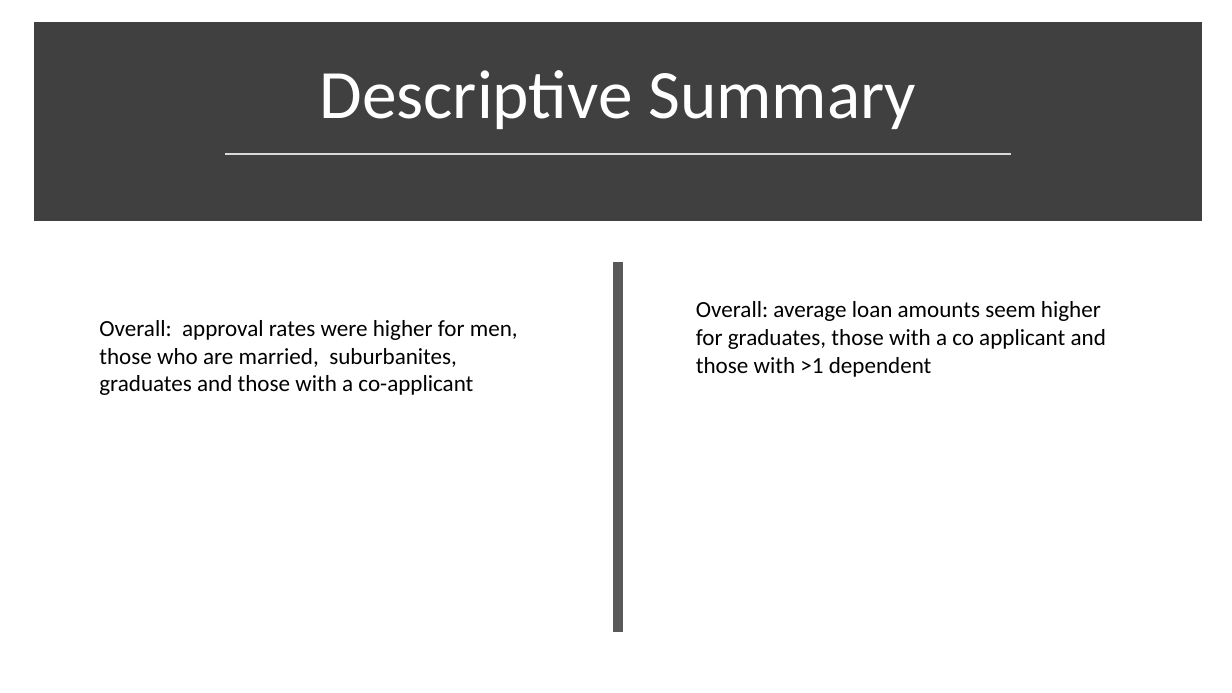
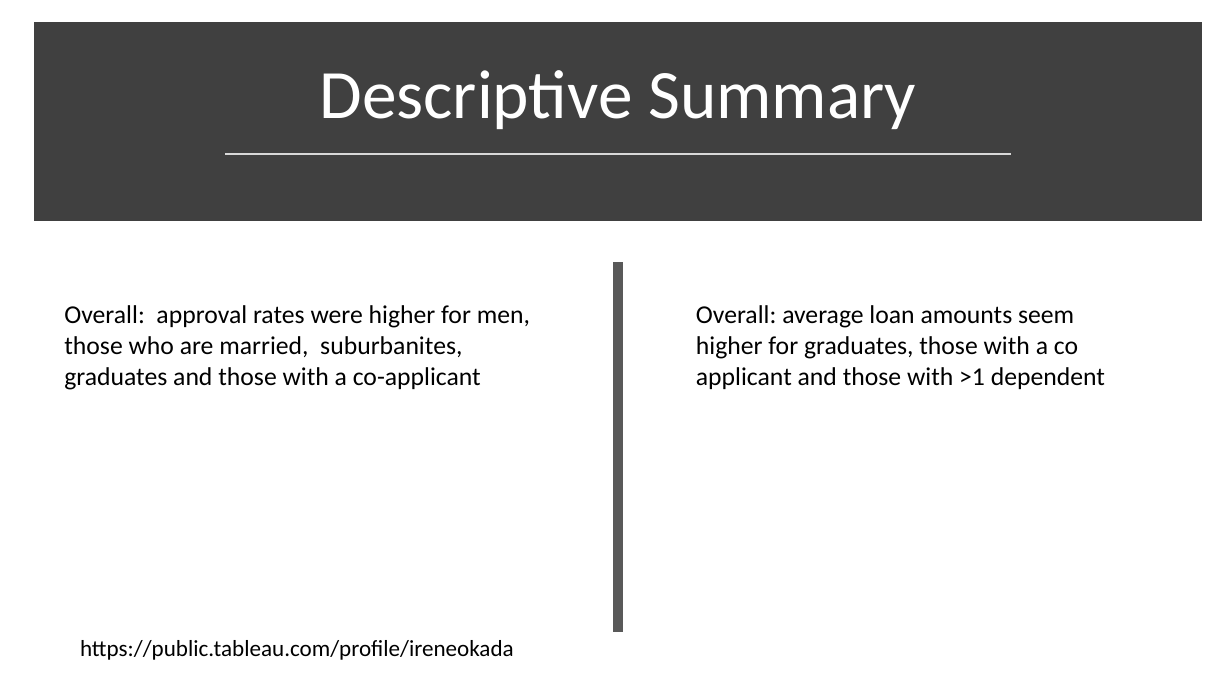
Before and after one commit to diazdez/Project-3, a slide deck: slide 6 of Loan approval project 3.pptx. Drawn at 1232x693 pixels with LibreOffice and Linux fonts; fonts in the diff are those of the drawing. Boxes give left, top, right and bottom in pixels: in the first picture for what was removed or moved away, otherwise in the second. Text is boxed around its words. In the diff, an @@ line names an element or a change of style, - is before the commit and + after.

```diff
--- a/Loan approval project 3.pptx
+++ b/Loan approval project 3.pptx
@@ text "Overall: approval rates were higher ..." at (64, 305, 530, 390): size 18 to 20 pt @@
@@ text "Overall: approval rates were higher ...": place and size @@
-text "Overall: approval rates were higher ..." at (99, 320, 518, 395)
+text "Overall: approval rates were higher ..." at (64, 305, 530, 390)
@@ text "Overall: average loan amounts seem ..." at (696, 305, 1105, 389): size 18 to 20 pt @@
@@ text added at (80, 640, 514, 660), 18 pt, text #000000 @@
+https://public.tableau.com/profile/ireneokada
```
Also in this commit, not shown: 3 other slides changed.
